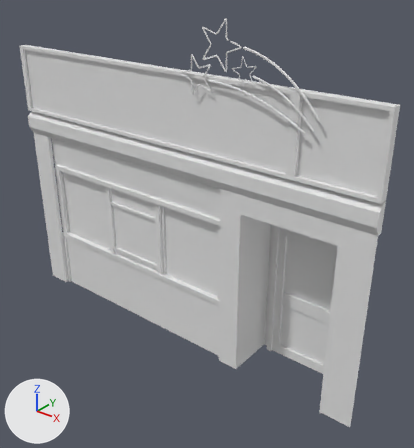
An edit to the FBX model Assets/Models/Structures/Downtown/laundromat.fbx, drawn before and after from the same camera.
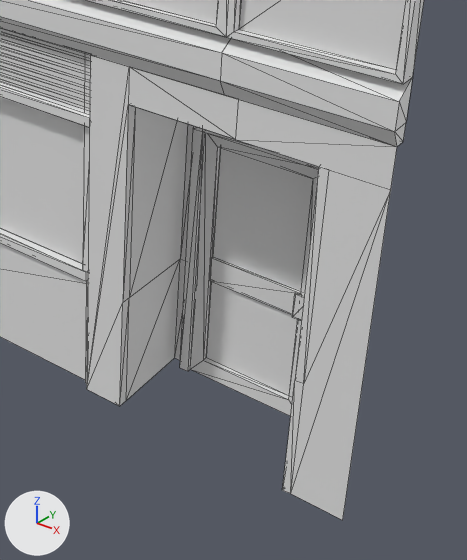
Each version appears first whole from a 50 mm camera at (17.85, -28.1, 6.13) aimed at (12.77, -21.74, 2.19), and next in a close-up on the part from 42% to 100% of the width and 36% to 100% of the height. Lighting does not change. The marker at lower left points along +X, +Y and +Z. The older version's two pictures come first. The close-ups show mesh edges as thin lines. Materials are left out; every surface is plain grey. Where no turn or scale is listed for an object, it has been applied to the vertices.

Objects in the first close-up: 'laundromat', 'laundromat_windows'.
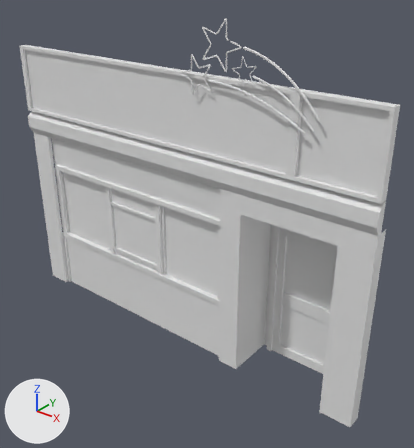
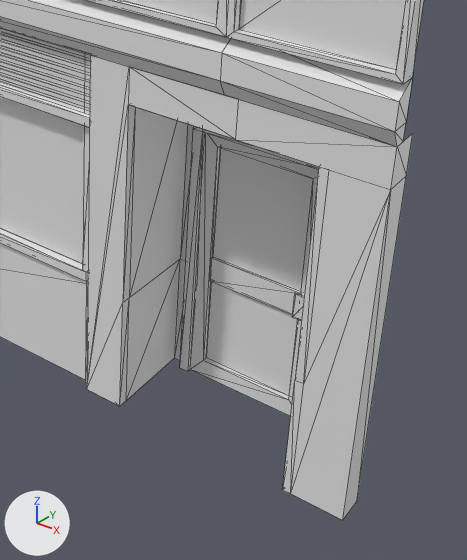
The newer file is also turned or shifted as a whole; pictures and numbers use the older file's frame.

Diff of the bpy script that builds the scene:
```diff
--- a/Assets/Models/Structures/Downtown/laundromat.fbx.py
+++ b/Assets/Models/Structures/Downtown/laundromat.fbx.py
@@ me_mesh @@
 # used by ob_laundromat; location = (13.263, -22.043, 0.03)
 # verts and faces of me_mesh; kept vertices keep their numbers, new ones are numbered from 313
 # before: 13 (2.4, -0.09, 0.0) at pixel (342, 520), 16 (2.4, -0.09, 2.73) at pixel (390, 189), 139 (2.4, -0.09, 2.73) at pixel (390, 189), 140 (2.4, -0.09, 3.03) at pixel (397, 146)
-me_mesh.from_pydata(...)  # 313 vertices, 401 faces; spans x -4.24..2.4, y -0.16..0.73, z 0.0..4.57
+me_mesh.from_pydata(...)  # 317 vertices, 405 faces; spans x -4.24..2.4, y -0.16..0.73, z 0.0..4.57
+# me_mesh part 1
+for new, old in zip([*range(313, 317)], [13, 16, 139, 140]): verts[new] = verts[old] + (0.0, 0.23, 0.0)
+faces += [(13, 313, 16), (16, 313, 314), (139, 315, 140), (140, 315, 316)]
```

Where the change shows, as pixel boxes (x1, y1, x2, y2) in the close-ups (467 x 560 px):
part 1 of me_mesh, added
    after: (343, 133, 413, 519)
